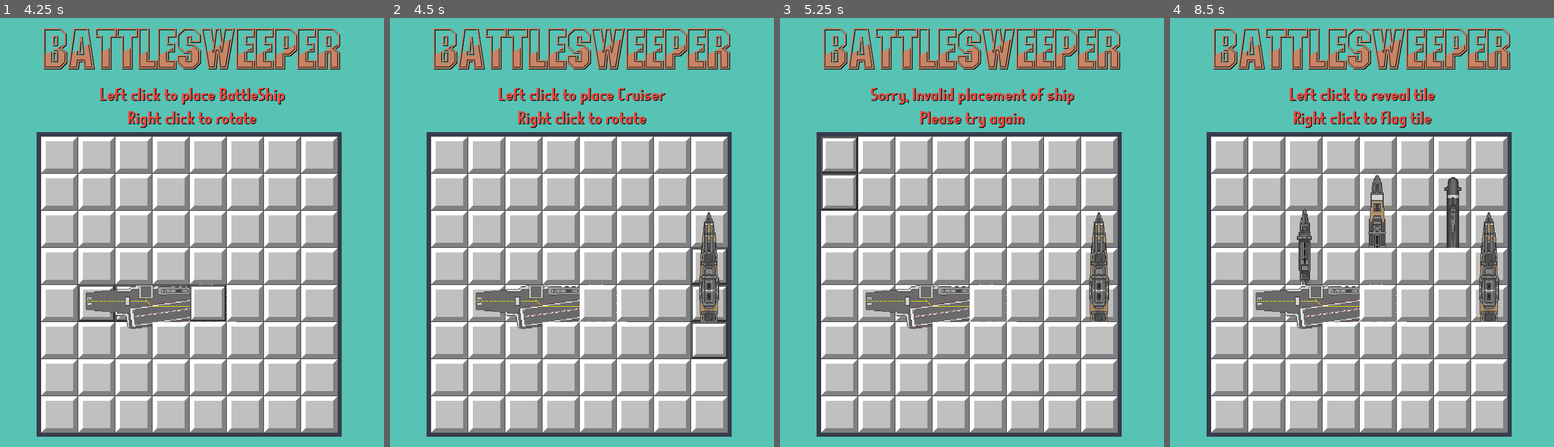
Above: before the commit, frames 1-4 (left to right).
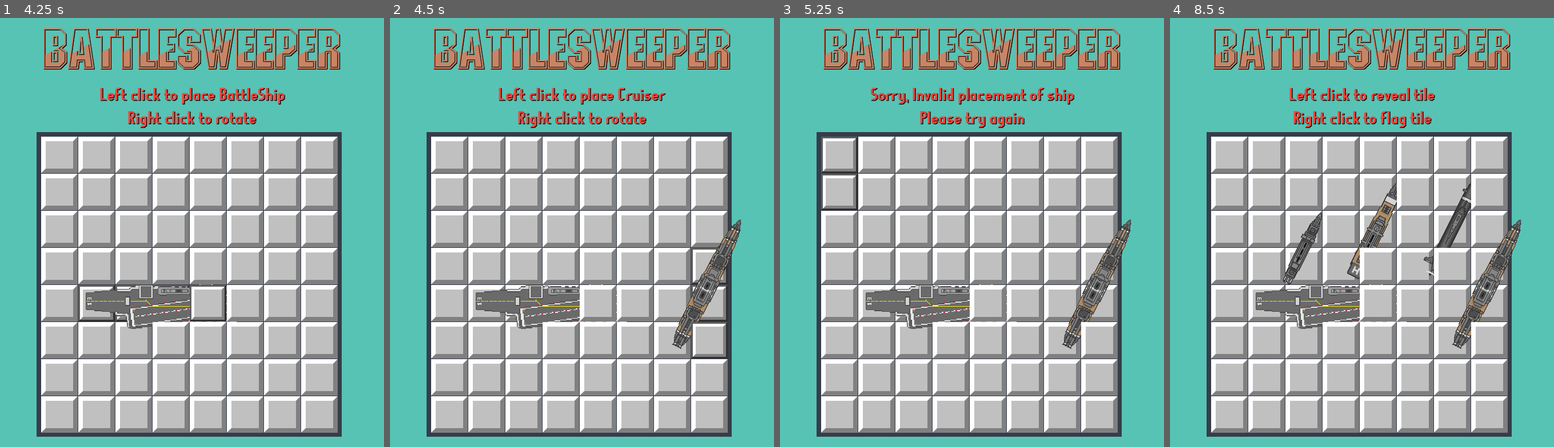
Above: after the commit, the same moments.

Repository: OverTimeChaos/BattleSweeper
Game: Godot game, scene res://Codes and Screens/TitleScreen.tscn
Two runs of this game, one before a commit and one after it. Both use one fixed random seed, a clock stepped at 60 frames per second and the inputs below.
Inputs (mouse positions are in pixels of both pictures, inside the frame that each line leads up to):
- Up to frame 1 (4.25 s): click "Start" at 0.5 s; tap Enter (Enter) at 1.25, 2.75, 2.85, 3.5 s; move the mouse to (276, 211) at 1.27 s; press the mouse at (276, 211) at 1.28 s; right-click (276, 211) at 1.55 s; tap Space at 2 s; move the mouse to (115, 253) at 2.02 s; release the mouse at (115, 253) at 2.03 s; right-click (115, 253) at 2.1 s; click (115, 253) at 2.3 s; move the mouse to (230, 138) at 2.77 s; hold Right mouse button (RightClick) 2.78-3.53 s; click (230, 138) at 2.92 s; move the mouse to (172, 318) at 3.52 s; click (172, 318) at 3.6 s
- Up to frame 2 (4.5 s): tap Enter (Enter) at 4.25 s; move the mouse to (697, 296) at 4.27 s; hold Right mouse button (RightClick) from 4.28 s (still down); click (697, 296) at 4.42 s
- Up to frame 3 (5.25 s): tap Enter (Enter) at 5 s; move the mouse to (856, 168) at 5.02 s; release Right mouse button (RightClick) at 5.03 s; click (856, 168) at 5.1 s
- Up to frame 4 (8.5 s): move the mouse to (1381, 232) at 5.77 s; hold Right mouse button (RightClick) 5.78-6.53 s; click (1381, 232) at 5.92 s; move the mouse to (1304, 125) at 6.52 s; tap Enter (Enter) at 6.6 s; click (1304, 125) at 6.8 s; move the mouse to (1446, 211) at 7.27 s; press the mouse at (1446, 211) at 7.28 s; right-click (1446, 211) at 7.55 s; move the mouse to (1285, 253) at 8.02 s; release the mouse at (1285, 253) at 8.03 s; right-click (1285, 253) at 8.1 s; click (1285, 253) at 8.3 s

Frame 1 is identical in both runs. In frame 2, 1.5% of the frame differs, in the area x 73-92%, y 45-78%; in frame 3, 1.6%; in frame 4, 3.6%, in the area x 29-92%, y 36-78%.

Commit message:
hell

Diff:
--- a/Godot project/Codes and Screens/Battleship.gd
+++ b/Godot project/Codes and Screens/Battleship.gd
@@ -7,6 +7,3 @@
 	$BoxContainer/Middle.frame = StandAlone.battleship[1]
 	$BoxContainer/Middle2.frame = StandAlone.battleship[2]
 	$BoxContainer/Back.frame = StandAlone.battleship[3]
-
-func rotating():
-	$BoxContainer.rotation = 0
--- a/Godot project/Codes and Screens/Carrier.gd
+++ b/Godot project/Codes and Screens/Carrier.gd
@@ -10,5 +10,3 @@
 	$BoxContainer/Middle2.frame = StandAlone.carrier[2]
 	$BoxContainer/Middle3.frame = StandAlone.carrier[3]
 	$BoxContainer/Back.frame = StandAlone.carrier[4]
-func rotating():
-	$BoxContainer.rotation = 0
--- a/Godot project/Codes and Screens/Cursier.gd
+++ b/Godot project/Codes and Screens/Cursier.gd
@@ -6,5 +6,3 @@
 	$BoxContainer/Front.frame = StandAlone.cruiser[0]
 	$BoxContainer/Middle.frame = StandAlone.cruiser[1]
 	$BoxContainer/Back.frame = StandAlone.cruiser[2]
-func rotating():
-	$BoxContainer.rotation = 0
--- a/Godot project/Codes and Screens/Destoryer.gd
+++ b/Godot project/Codes and Screens/Destoryer.gd
@@ -5,6 +5,3 @@
 func _process(delta): #corrects the spirtes of the ship every frame
 	$BoxContainer/Front.frame = StandAlone.destroyer[0]
 	$BoxContainer/Back.frame =  StandAlone.destroyer[1]
-
-func rotating():
-	$BoxContainer.rotation = 0
--- a/Godot project/Codes and Screens/Subrmaine.gd
+++ b/Godot project/Codes and Screens/Subrmaine.gd
@@ -6,6 +6,3 @@
 	$BoxContainer/Front.frame= StandAlone.submarine[0]
 	$BoxContainer/Middle.frame= StandAlone.submarine[1]
 	$BoxContainer/Back.frame = StandAlone.submarine[2]
-
-func rotating():
-	$BoxContainer.rotation = 0
--- a/Godot project/Codes and Screens/Tile.gd
+++ b/Godot project/Codes and Screens/Tile.gd
@@ -155,25 +155,25 @@
 	match ship:
 		0:
 			if rotate == true:
-				$Carrier.rotating()
+				$Carrier.rotation = 90
 			$Carrier.show()
 		1:
 			if rotate == true:
-				$BattleShip.rotating()
+				$BattleShip.rotation = 90
 				$BattleShip.position = Vector2(103.145,203.66)
 			$BattleShip.show()
 		2:
 			if rotate == true:
-				$Cursier.rotating()
+				$Cursier.rotation = 90
 
 			$Cursier.show()
 		3:
 			if rotate == true:
-				$Submarine.rotating()
+				$Submarine.rotation = 90
 			$Submarine.show()
 		4:
 			if rotate == true:
-				$Destoryer.rotating()
+				$Destoryer.rotation = 90
 				$Destoryer.position = Vector2(105,205)
 			$Destoryer.show()
 
